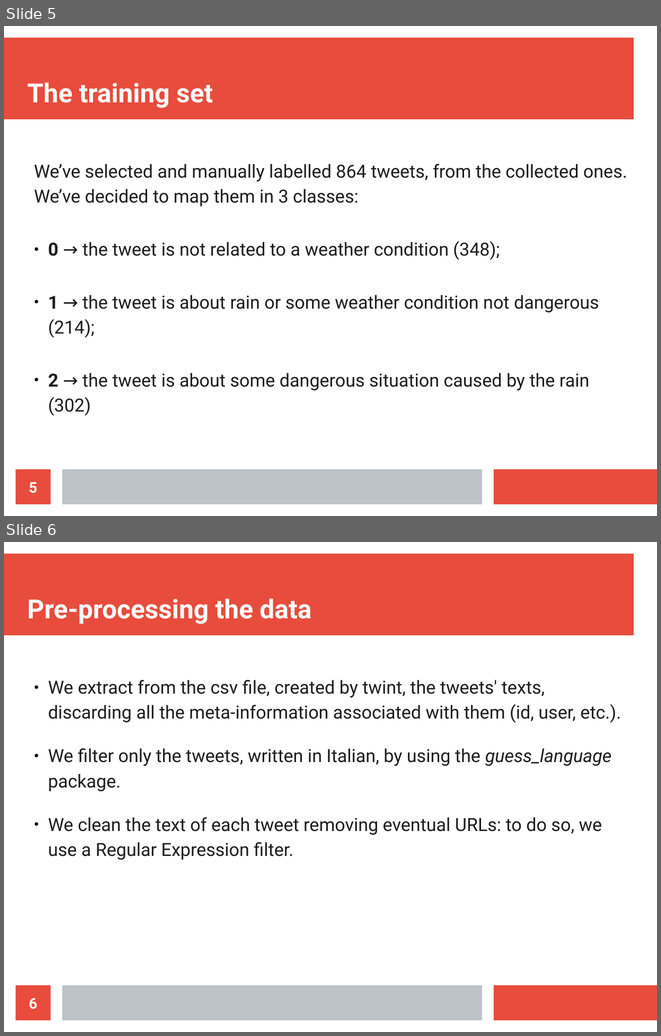
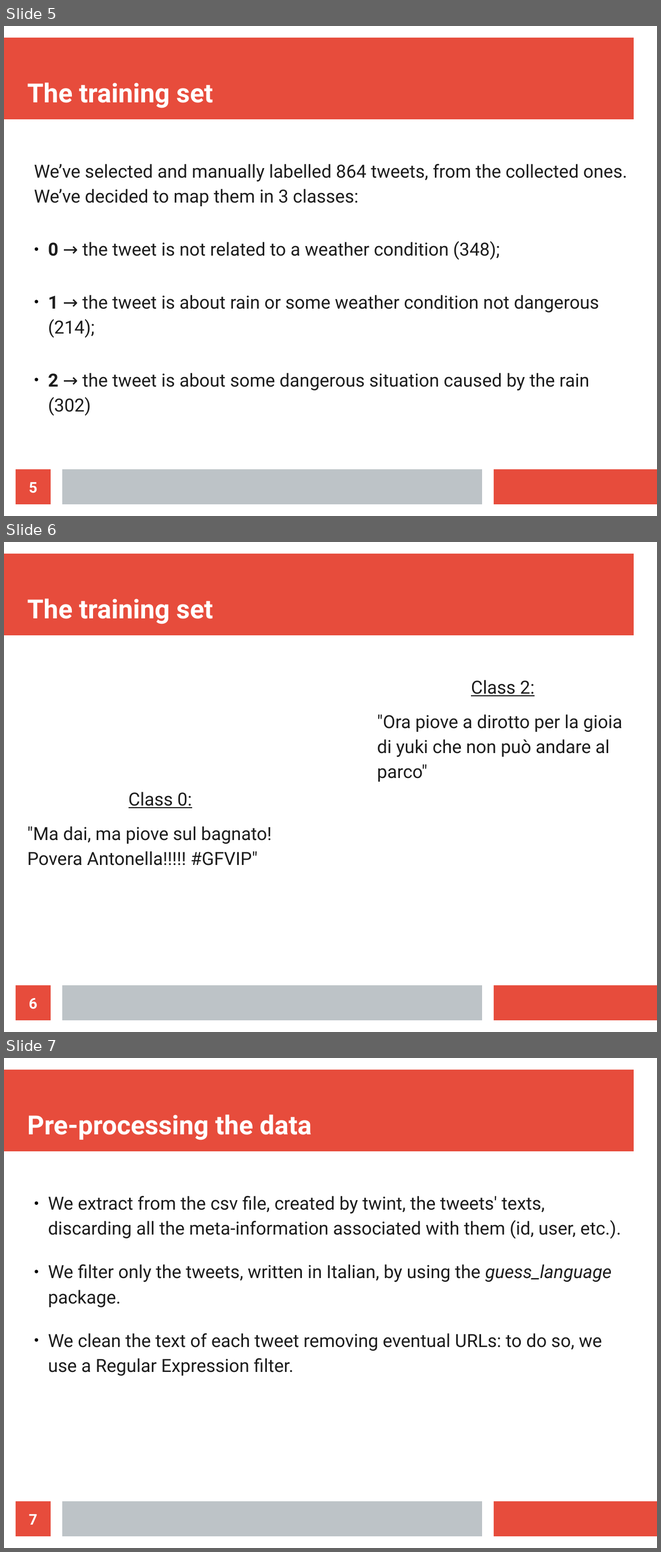
Before and after one commit to MarcoParola/STAD, a slide deck: doc/presentation.odp. Shown one above the other, each under a label of ours: slides 5 and 6 before the commit, slides 5, 6 and 7 after it. The pictures are 661x1036 and 661x1552 pixels, drawn with LibreOffice and Linux fonts; fonts in the diff are those of the drawing. Boxes give left, top, right and bottom in pixels: in the first picture for what was removed or moved away, otherwise in the second. Text is boxed around its words. In the diff, an @@ line names an element or a change of style, - is before the commit and + after.

```diff
--- a/doc/presentation.odp
+++ b/doc/presentation.odp
@@ slide 6 added at (4,542,657,1032), background #FFFFFF; not listed: 3 template elements that a slide beside it also shows @@
@@ title added at (27,598,213,624), 32 pt, text #FFFFFF, bold @@
+The training set
@@ text added at (377,680,623,782), 22 pt, text #1C1C1C @@
+Class 2:
+"Ora piove a dirotto per la gioia di yuki che non può andare al parco"
@@ text added at (27,792,272,865), 22 pt, text #1C1C1C @@
+Class 0:
+"Ma dai, ma piove sul bagnato! Povera Antonella!!!!! #GFVIP"
@@ page number added at (16,985,51,1020), fill #E74C3C, 18 pt, text #FFFFFF, bold @@
+6
@@ what was slide 6 is now slide 7 @@
@@ page number at (29,1514,37,1524): text changed @@
-6
+7
```
Also in this commit, not shown: 2 slides changed, 12 other slides added, 4 slides removed.
